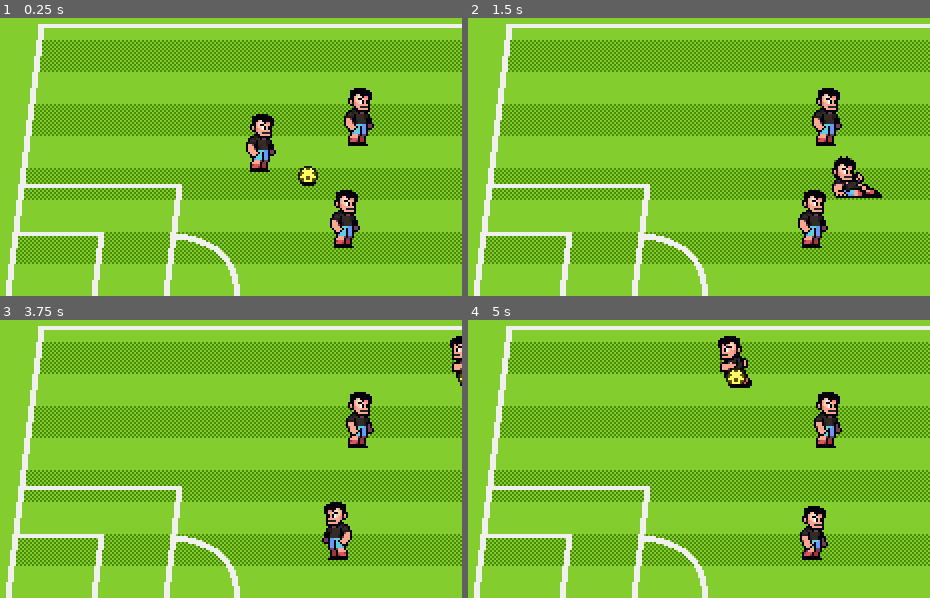
Above: before the commit, frames 1-4 (two rows, left to right).
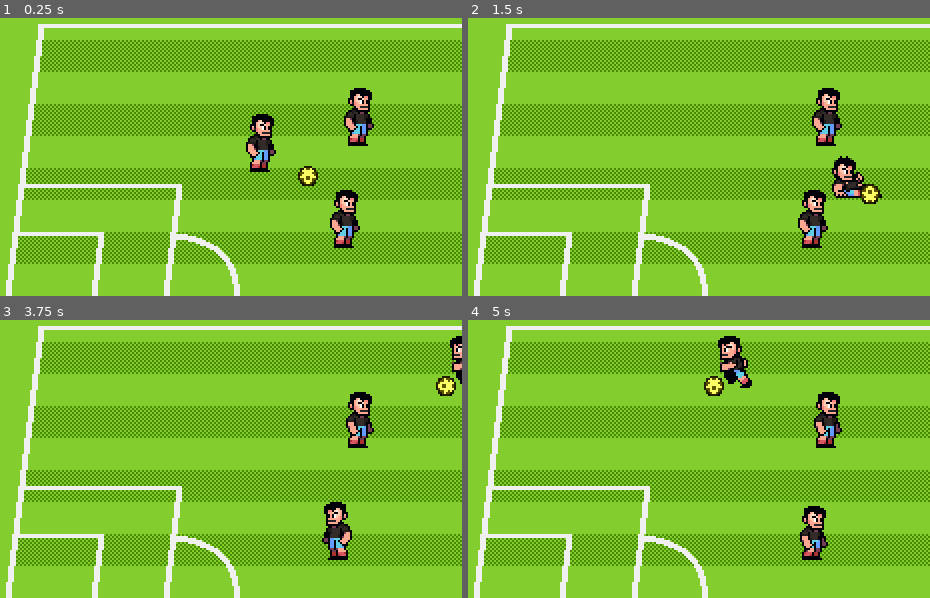
Above: after the commit, the same moments.

Repository: cwibowo/bola-tutorial
Game: Godot game, scene res://scenes/world.tscn
Same seed, same stepped clock (60 frames per second), same inputs: the game is played once before the commit and once after it.
Inputs:
- Up to frame 1 (0.25 s): no input
- Up to frame 2 (1.5 s): hold D (p1_right) 0.53-1.28 s; tap G (p1_pass) at 0.6 s; hold S (p1_down) from 1.28 s (still down); tap H (p1_shoot) at 1.35 s
- Up to frame 3 (3.75 s): release S (p1_down) at 2.03 s; hold D (p1_right) 2.03-2.78 s; tap Down (p2_down) at 2.1 s; hold W (p1_up) 2.78-3.53 s; tap Left (p2_left) at 2.85 s; hold A (p1_left) from 3.53 s (still down); tap Keypad 2 (p2_pass) at 3.6 s
- Up to frame 4 (5 s): keep holding A (p1_left); tap Right (p2_right) at 4.35 s

The runs differ from the first frame. In frame 1, less than 0.1% of the frame differs, in the area x 64-69%, y 58-61%; in frame 2, 0.3%; in frame 3, 0.3%; in frame 4, 0.5%, in the area x 51-61%, y 17-28%.

Commit message:
add carried state

Diff:
--- a/scenes/ball/ball.gd
+++ b/scenes/ball/ball.gd
@@ -3,6 +3,7 @@
 
 enum State {CARRIED, FREEFORM, SHOT}
 
+@onready var animation_player : AnimationPlayer = %AnimationPlayer
 @onready var player_detection_area : Area2D = %PlayerDetectionArea
 
 var current_state : BallState = null
@@ -16,7 +17,7 @@
 	if current_state != null:
 		current_state.queue_free()
 	current_state = state_factory.get_fresh_state(state)
-	current_state.setup(self, player_detection_area)
+	current_state.setup(self, player_detection_area, animation_player)
 	current_state.state_transition_requested.connect(switch_state.bind())
 	current_state.name = "BallStateMachine"
 	call_deferred("add_child", current_state)
--- a/scenes/ball/ball.tscn
+++ b/scenes/ball/ball.tscn
@@ -7,10 +7,8 @@
 [sub_resource type="CircleShape2D" id="CircleShape2D_xotqv"]
 radius = 5.0
 
-[sub_resource type="Animation" id="Animation_jbgth"]
-resource_name = "idle"
-length = 0.1
-loop_mode = 1
+[sub_resource type="Animation" id="Animation_yjhvv"]
+length = 0.001
 tracks/0/type = "value"
 tracks/0/imported = false
 tracks/0/enabled = true
@@ -24,8 +22,10 @@
 "values": [0]
 }
 
-[sub_resource type="Animation" id="Animation_yjhvv"]
-length = 0.001
+[sub_resource type="Animation" id="Animation_jbgth"]
+resource_name = "idle"
+length = 0.1
+loop_mode = 1
 tracks/0/type = "value"
 tracks/0/imported = false
 tracks/0/enabled = true
@@ -71,6 +71,11 @@
 collision_layer = 4
 script = ExtResource("1_stoaj")
 
+[node name="ShadowSprite" type="Sprite2D" parent="."]
+texture = ExtResource("2_stoaj")
+centered = false
+offset = Vector2(-8, -16)
+
 [node name="BallSprite" type="Sprite2D" parent="."]
 texture = ExtResource("1_nv6q1")
 centered = false
@@ -82,15 +87,11 @@
 shape = SubResource("CircleShape2D_xotqv")
 
 [node name="AnimationPlayer" type="AnimationPlayer" parent="."]
+unique_name_in_owner = true
 libraries = {
 &"": SubResource("AnimationLibrary_r8c1m")
 }
 autoplay = "idle"
-
-[node name="ShadowSprite" type="Sprite2D" parent="."]
-texture = ExtResource("2_stoaj")
-centered = false
-offset = Vector2(-8, -16)
 
 [node name="PlayerDetectionArea" type="Area2D" parent="."]
 unique_name_in_owner = true
--- a/scenes/ball/ball_states/ball_state.gd
+++ b/scenes/ball/ball_states/ball_state.gd
@@ -3,9 +3,11 @@
 
 signal state_transition_requested(new_state: Ball.State)
 
+var animation_player : AnimationPlayer = null
 var ball : Ball = null
 var player_detection_area: Area2D = null
 
-func setup(context_ball: Ball, context_player_detection_area: Area2D):
+func setup(context_ball: Ball, context_player_detection_area: Area2D, context_animation_player: AnimationPlayer):
+	animation_player = context_animation_player
 	ball = context_ball
 	player_detection_area = context_player_detection_area
--- a/scenes/ball/ball_states/ball_state_carried.gd
+++ b/scenes/ball/ball_states/ball_state_carried.gd
@@ -2,10 +2,35 @@
 extends BallState
 
 var carrier: Player = null
+var dribble_time := 0.0
+
+const OFFSET_FROM_PLAYER := Vector2(10, 4)
+const DRIBBLE_FREQUENCY := 7.0
+const DRIBBLE_INTENSITY := 3.0
 
 func _enter_tree():
 	assert(GameState.BallCarrier != null)
 	carrier = GameState.BallCarrier
 
-func _process(_delta):
-	ball.position = carrier.position
+func _process(delta):
+	var variation_x := 0.0
+	var variation_y := 0.0
+	dribble_time += delta
+
+	if (carrier.velocity != Vector2.ZERO):
+		if carrier.velocity.x != 0:
+			variation_x = cos(dribble_time * DRIBBLE_FREQUENCY) * DRIBBLE_INTENSITY
+
+		if carrier.velocity.y != 0:
+			variation_y = cos(dribble_time * DRIBBLE_FREQUENCY) * DRIBBLE_INTENSITY / 2
+
+		if carrier.heading.x >= 0:
+			animation_player.play("roll")
+			animation_player.advance(0)
+		else:
+			animation_player.play_backwards("roll")
+			animation_player.advance(0)
+	else:
+		animation_player.play("idle")
+
+	ball.position = carrier.position + Vector2(carrier.heading.x * OFFSET_FROM_PLAYER.x + variation_x, OFFSET_FROM_PLAYER.y + variation_y)
--- a/scenes/characters/player.tscn
+++ b/scenes/characters/player.tscn
@@ -36,6 +36,23 @@
 "values": [0, 1, 2, 3]
 }
 
+[sub_resource type="Animation" id="Animation_atpat"]
+resource_name = "recover"
+length = 0.1
+step = 0.1
+tracks/0/type = "value"
+tracks/0/imported = false
+tracks/0/enabled = true
+tracks/0/path = NodePath("PlayerSprite:frame")
+tracks/0/interp = 1
+tracks/0/loop_wrap = true
+tracks/0/keys = {
+"times": PackedFloat32Array(0),
+"transitions": PackedFloat32Array(1),
+"update": 1,
+"values": [18]
+}
+
 [sub_resource type="Animation" id="Animation_rp718"]
 resource_name = "run"
 length = 0.6
@@ -70,23 +87,6 @@
 "transitions": PackedFloat32Array(1),
 "update": 1,
 "values": [30]
-}
-
-[sub_resource type="Animation" id="Animation_atpat"]
-resource_name = "recover"
-length = 0.1
-step = 0.1
-tracks/0/type = "value"
-tracks/0/imported = false
-tracks/0/enabled = true
-tracks/0/path = NodePath("PlayerSprite:frame")
-tracks/0/interp = 1
-tracks/0/loop_wrap = true
-tracks/0/keys = {
-"times": PackedFloat32Array(0),
-"transitions": PackedFloat32Array(1),
-"update": 1,
-"values": [18]
 }
 
 [sub_resource type="AnimationLibrary" id="AnimationLibrary_dyp2m"]
